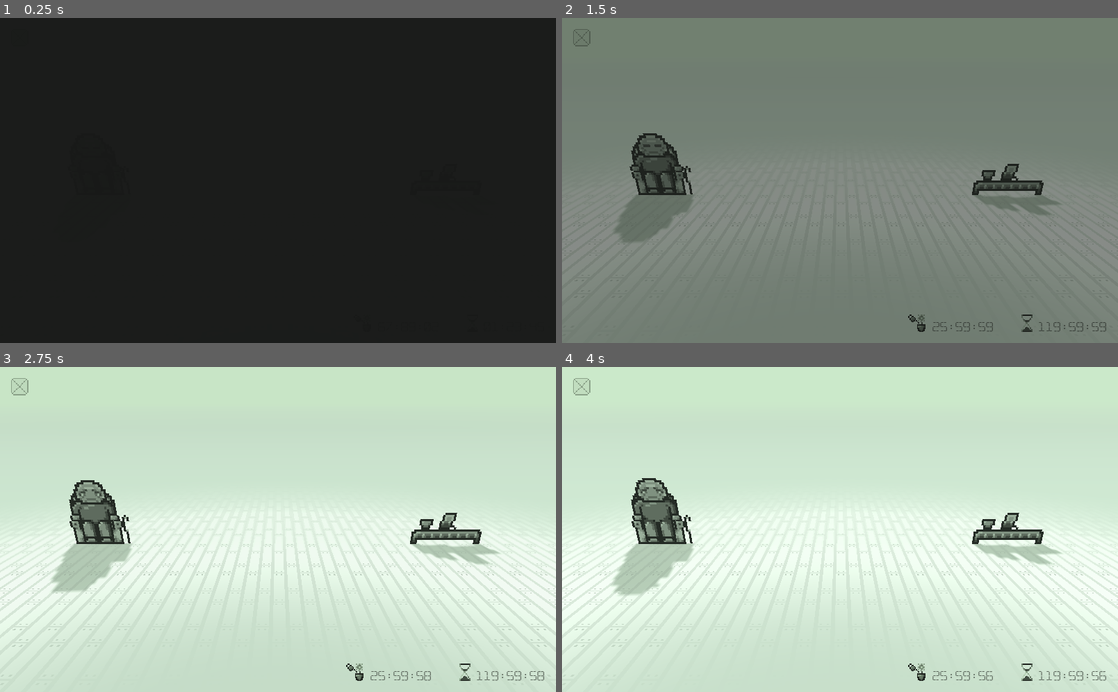
Above: before the commit, frames 1-4 (two rows, left to right).
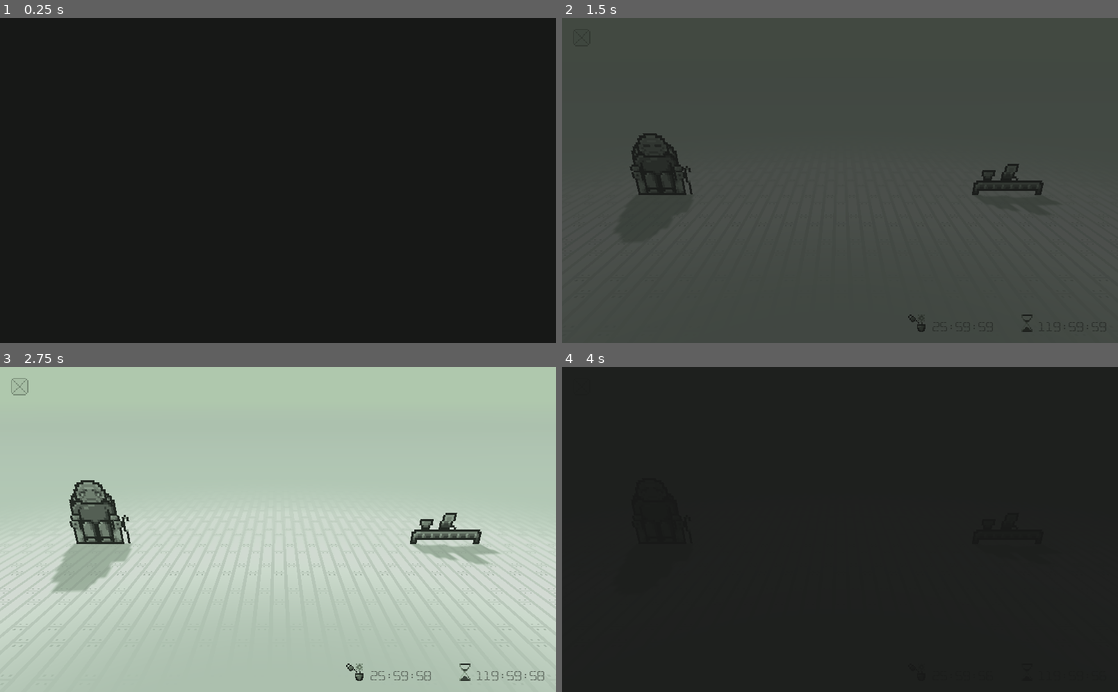
Above: after the commit, the same moments.

Repository: QuentinDaveau/EverydayCare
Game: Godot game, scene res://src/world/World.tscn
The game is run twice, just before and just after one commit, with the same random seed, the same clock (stepped at 60 frames per second) and the same inputs.
Inputs:
- Up to frame 1 (0.25 s): no input
- Up to frame 2 (1.5 s): tap Enter (ui_accept) at 0.5, 0.6, 0.77, 1.07, 1.35 s; hold Right (ui_right) 0.53-1.28 s; hold Left (ui_left) from 1.28 s (still down)
- Up to frame 3 (2.75 s): tap Enter (ui_accept) at 1.52, 1.82, 2.1 s; release Left (ui_left) at 2.03 s; hold Right (ui_right) from 2.03 s (still down)
- Up to frame 4 (4 s): tap Enter (ui_accept) at 2.85, 3.02, 3.32, 3.5, 3.6, 3.77 s; release Right (ui_right) at 3.53 s; hold Left (ui_left) from 3.53 s (still down)

The runs differ from the first frame. In frame 2, 98% of the frame differs, in the area x 0-100%, y 0-100%; in frame 3, 97%; in frame 4, 99%.

Commit message:
Add first start tutorial text

Diff:
--- a/src/managers/save_manager/save_manager.gd
+++ b/src/managers/save_manager/save_manager.gd
@@ -4,24 +4,26 @@
 export(NodePath) var _time_manager_path
 
 onready var _time_manager = get_node(_time_manager_path)
+onready var _transit_screen = get_parent().get_node("TransitScreen")
 
 
 func _ready() -> void:
 	var save_game = File.new()
 	if not save_game.file_exists("user://savegame.save"):
 		_time_manager.first_launch()
+		_transit_screen.open(true)
 		return
 	save_game.open("user://savegame.save", File.READ)
 	_time_manager.load_time(parse_json(save_game.get_line()))
 	save_game.close()
+	_transit_screen.open()
 
 
 func _notification(what):
 	if (what == MainLoop.NOTIFICATION_WM_QUIT_REQUEST):
 		prepare_and_save()
-		var transit_screen = get_parent().get_node("TransitScreen")
-		transit_screen.close()
-		yield(transit_screen, "closing_done")
+		_transit_screen.close()
+		yield(_transit_screen, "closing_done")
 		get_tree().quit()
 
 
--- a/src/world/World.tscn
+++ b/src/world/World.tscn
@@ -13,6 +13,7 @@
 [ext_resource path="res://assets/sounds/intro.ogg" type="AudioStream" id=11]
 [ext_resource path="res://src/world/PhotoPanel.tscn" type="PackedScene" id=12]
 [ext_resource path="res://src/world/transit_screen.gd" type="Script" id=13]
+[ext_resource path="res://assets/fonts/Gidole-Regular.ttf" type="DynamicFontData" id=14]
 
 [sub_resource type="ProceduralSky" id=1]
 radiance_size = 3
@@ -38,6 +39,11 @@
 dof_blur_far_amount = 1.0
 dof_blur_far_quality = 2
 dof_blur_near_distance = 13.46
+
+[sub_resource type="DynamicFont" id=3]
+size = 24
+extra_spacing_top = 10
+font_data = ExtResource( 14 )
 
 [node name="World" type="Spatial"]
 
@@ -109,4 +115,19 @@
 "_edit_use_anchors_": false
 }
 
+[node name="Label" type="Label" parent="TransitScreen"]
+anchor_right = 1.0
+anchor_bottom = 1.0
+custom_fonts/font = SubResource( 3 )
+custom_colors/font_color = Color( 0.572549, 0.662745, 0.580392, 0 )
+text = "Water the flower for five days (real time), but don't let it dry out.
+You can close the game, time will still pass.
+
+Press ENTER to continue."
+align = 1
+valign = 1
+__meta__ = {
+"_edit_use_anchors_": false
+}
+
 [node name="Tween" type="Tween" parent="TransitScreen"]
--- a/src/world/transit_screen.gd
+++ b/src/world/transit_screen.gd
@@ -2,9 +2,23 @@
 
 signal closing_done
 
-func _ready():
-	$Tween.interpolate_property(self, "color:a", 1, 0, 3, Tween.TRANS_SINE, Tween.EASE_IN_OUT)
-	$Tween.start()
+
+func _process(delta: float) -> void:
+	if Input.is_action_just_pressed("ui_accept"):
+		_validate_open()
+		set_process(false)
+
+
+func open(first_launch: bool = false):
+	if not first_launch:
+		$Tween.interpolate_property(self, "color:a", 1, 0, 3, Tween.TRANS_SINE, Tween.EASE_IN_OUT)
+		$Tween.start()
+	else:
+		$Tween.interpolate_property($Label, "custom_colors/font_color:a", 0, 1, 2,\
+				Tween.TRANS_SINE, Tween.EASE_IN_OUT)
+		$Tween.start()
+		yield($Tween, "tween_all_completed")
+		set_process(true)
 
 
 func close() -> void:
@@ -15,5 +29,12 @@
 	emit_signal("closing_done")
 
 
+func _validate_open() -> void:
+	$Tween.interpolate_property(self, "color:a", 1, 0, 3, Tween.TRANS_SINE, Tween.EASE_IN_OUT)
+	$Tween.interpolate_property($Label, "custom_colors/font_color:a", 1, 0, 2,\
+				Tween.TRANS_SINE, Tween.EASE_IN_OUT)
+	$Tween.start()
+
+
 func _set_audio_level(level: float) -> void:
 	AudioServer.set_bus_volume_db(0, level)
Binary file changed: assets/ui/Flower.aseprite
Not shown: 1 places in src/world/World.tscn that only renumber resources
Not shown, removed: test_model2.mtl
